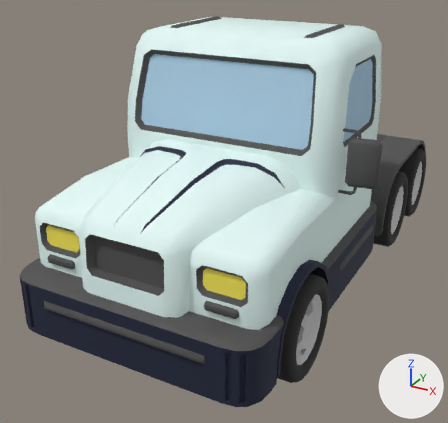
The FBX model Assets/Models/CARS/Car_E.fbx, before and after one commit.
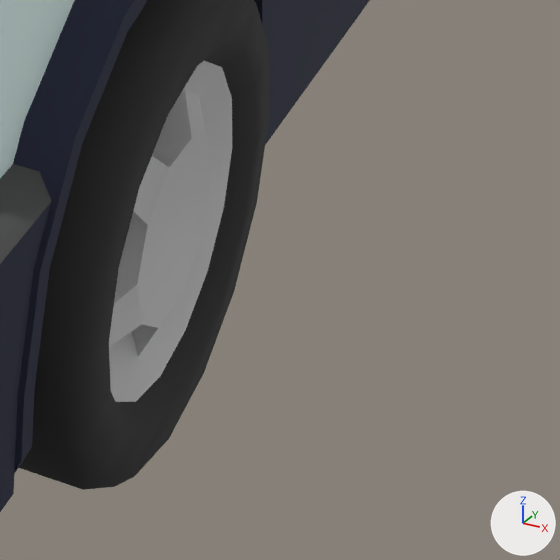
Old and new are each drawn whole from a 50 mm lens placed at (-3.489, 4.254, 0.755), pointed at (-4.148, 5.452, 0.156) and again close up on the part from 61% to 87% of the width and 67% to 94% of the height. Every picture has the same lights, and +X, +Y and +Z are marked at lower right. Where no turn or scale is listed for an object, it has been applied to the vertices. Vertices at the same position are counted once.

In view in the first close-up: 'Car_E', 'Car_E_Wheel_F_L'.
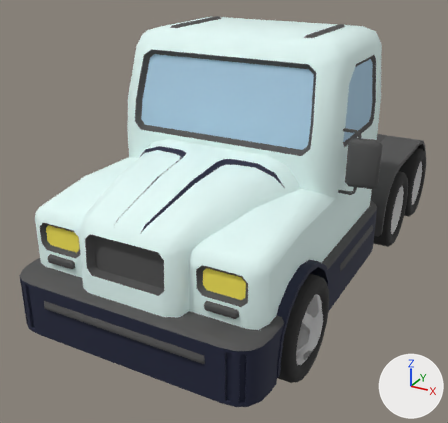
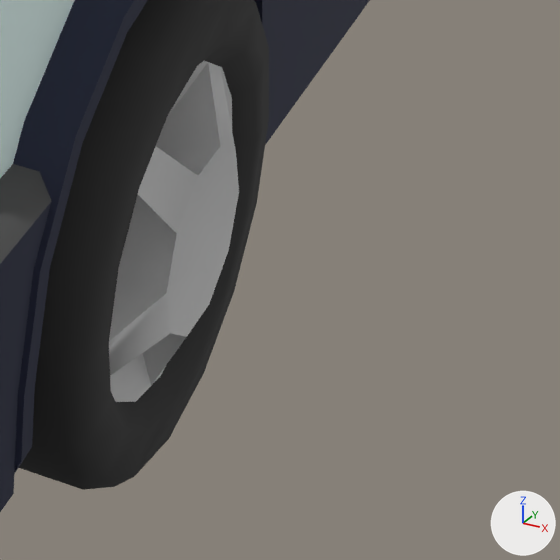
What differs and where, as boxes (x1, y1, x2, y2) in the close-ups (560 x 560 px; the box of a moved part takes in the faces that stretch with it):
```json
{"part": 1, "of": "me_mesh_002", "change": "moved or reshaped", "before": [109, 89, 211, 356], "after": [109, 63, 239, 386]}
```

Edits to the scene script, one JSON object a line:
```json
{"block": "me_mesh_002", "where": "# used by ob_car_e_wheel_f_l; location = (-3.8508, 5.17, 0.0976)"}
{"op": "remove", "block": "me_mesh_002", "code": "me_mesh_002.from_pydata(...)  # 160 vertices, 159 faces; spans x -0.057..0.042, y -0.101..0.101, z -0.101..0.101"}
{"op": "add", "block": "me_mesh_002", "code": "me_mesh_002.from_pydata(...)  # 175 vertices, 159 faces; spans x -0.057..0.049, y -0.101..0.101, z -0.101..0.101"}
{"block": "me_mesh_002", "change": "me_mesh_002 part 1"}
{"block": "me_mesh_002", "change": "7 vertices are removed from x 0.015..0.038, y -0.04..0.077, z -0.079..0.069"}
{"block": "me_mesh_002", "change": "21 faces are deleted"}
{"block": "me_mesh_002", "change": "14 vertices in x 0.018..0.038, y -0.077..0.072, z -0.079..0.059 move by (0.011, 0.0, 0.0)"}
{"block": "me_mesh_002", "change": "10 vertices in x 0.004, y -0.026..0.026, z -0.027..0.022 move by (0.012, 0.0, 0.0)"}
{"block": "me_mesh_002", "change": "22 vertices are added at x 0.029..0.049, y -0.053..0.077, z -0.079..0.069"}
{"block": "me_mesh_002", "change": "21 new faces join them, mat_car_rim (light grey #cacaca)"}
```
